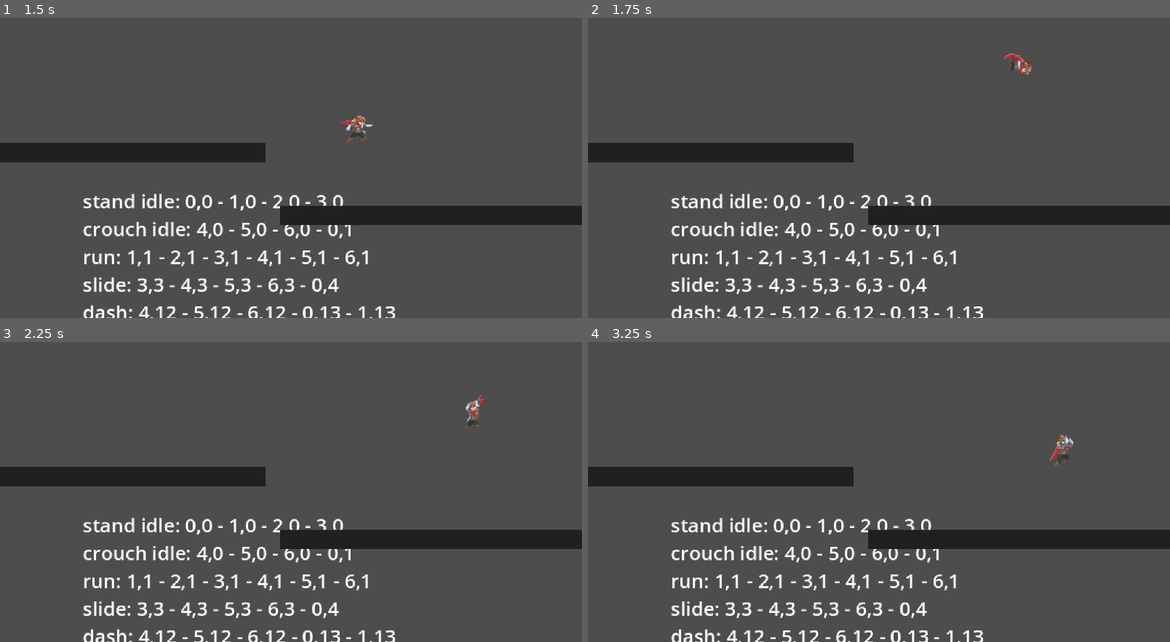
Above: before the commit, frames 1-4 (two rows, left to right).
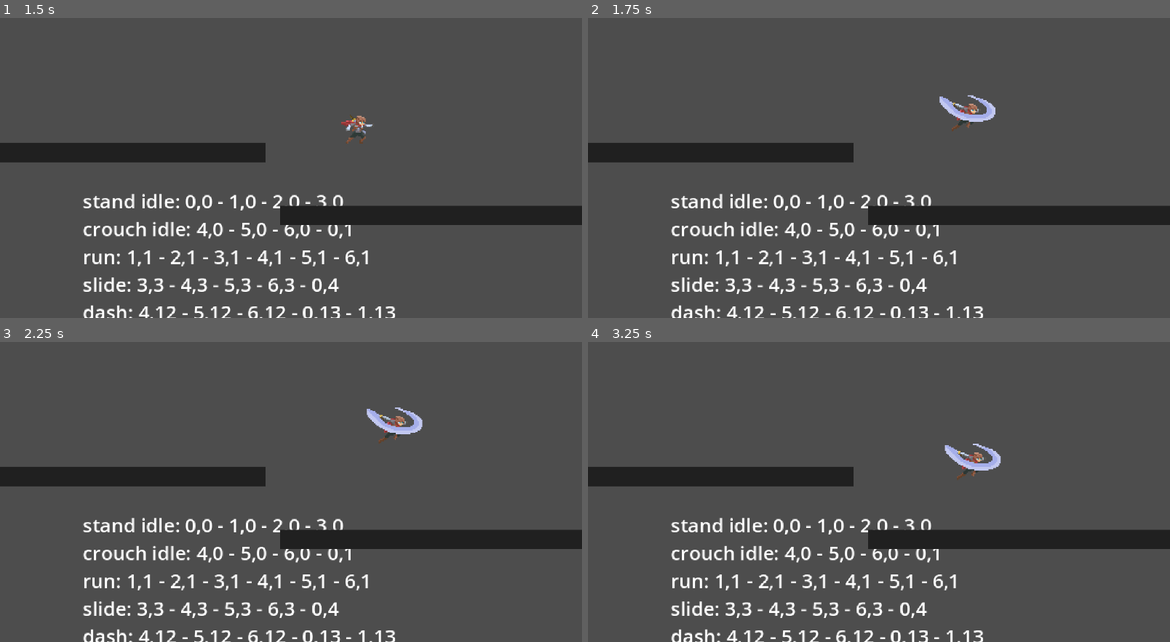
Above: after the commit, the same moments.

Repository: snowbillr/ninja-game
Game: Godot game, scene res://main.tscn
Two runs of this game, one before a commit and one after it. Both use one fixed random seed, a clock stepped at 60 frames per second and the inputs below.
Inputs:
- Up to frame 1 (1.5 s): hold F (attack) 0.53-1.28 s; hold Right (move_right) from 0.53 s (still down); tap Space (jump) at 0.77 s; tap Shift (dash) at 0.8, 1.35 s
- Up to frame 2 (1.75 s): keep holding Right (move_right); tap Space (jump) at 1.52 s; tap F (attack) at 1.55 s
- Up to frame 3 (2.25 s): release Right (move_right) at 2.03 s; hold Left (move_left) from 2.03 s (still down); hold F (attack) from 2.03 s (still down)
- Up to frame 4 (3.25 s): tap Shift (dash) at 2.3, 2.85 s; release Left (move_left) at 2.78 s; release F (attack) at 2.78 s; hold Right (move_right) from 2.78 s (still down); tap Space (jump) at 3.02 s; tap F (attack) at 3.05 s

Frame 1 is identical in both runs. In frame 2, 0.7% of the frame differs, in the area x 60-77%, y 11-38%; in frame 3, 0.6%; in frame 4, 0.7%, in the area x 61-84%, y 30-47%.

Commit message:
air attack states

Diff:
--- a/project.godot
+++ b/project.godot
@@ -63,6 +63,11 @@
 "events": [Object(InputEventKey,"resource_local_to_scene":false,"resource_name":"","device":-1,"window_id":0,"alt_press …(195 unchanged characters)…
 ]
 }
+down={
+"deadzone": 0.2,
+"events": [Object(InputEventKey,"resource_local_to_scene":false,"resource_name":"","device":-1,"window_id":0,"alt_pressed":false,"shift_pressed":false,"ctrl_pressed":false,"meta_pressed":false,"pressed":false,"keycode":0,"physical_keycode":4194322,"key_label":0,"unicode":0,"location":0,"echo":false,"script":null)
+]
+}
 
 [rendering]
 
--- a/scenes/player/player.tscn
+++ b/scenes/player/player.tscn
@@ -8,9 +8,12 @@
 [ext_resource type="Script" uid="uid://3ubtivihfehp" path="res://scenes/player/states/dash.gd" id="6_gx1jg"]
 [ext_resource type="Script" uid="uid://bwen0e8opp2n" path="res://scenes/player/states/air.gd" id="7_ugbui"]
 [ext_resource type="Script" uid="uid://drbhygpus2dkb" path="res://scenes/player/states/ground.gd" id="8_fcs02"]
-[ext_resource type="Script" uid="uid://bmaeld5v0d6nv" path="res://scenes/player/ground_attack_1.gd" id="9_je7p5"]
-[ext_resource type="Script" uid="uid://nwmaqcja0neo" path="res://scenes/player/ground_attack_2.gd" id="10_fm80t"]
-[ext_resource type="Script" uid="uid://bm0xadl2vqtdr" path="res://scenes/player/ground_attack_up.gd" id="11_gx1jg"]
+[ext_resource type="Script" uid="uid://bmaeld5v0d6nv" path="res://scenes/player/states/ground_attack_1.gd" id="9_je7p5"]
+[ext_resource type="Script" uid="uid://nwmaqcja0neo" path="res://scenes/player/states/ground_attack_2.gd" id="10_fm80t"]
+[ext_resource type="Script" uid="uid://bm0xadl2vqtdr" path="res://scenes/player/states/ground_attack_up.gd" id="11_gx1jg"]
+[ext_resource type="Script" uid="uid://6mq330nlvc82" path="res://scenes/player/states/air_attack_1.gd" id="12_ugbui"]
+[ext_resource type="Script" uid="uid://c6jginbdxr82p" path="res://scenes/player/states/air_attack_2.gd" id="13_fcs02"]
+[ext_resource type="Script" uid="uid://b71i15kuclt2w" path="res://scenes/player/states/air_attack_down.gd" id="14_myrg7"]
 
 [sub_resource type="Resource" id="Resource_5vw27"]
 script = ExtResource("2_5gtgg")
@@ -74,6 +77,15 @@
 states/jump/position = Vector2(515.875, 76.25)
 transitions = ["Start", "fall", SubResource("AnimationNodeStateMachineTransition_3j4b4"), "jump", "fall", SubResource(" …(362 unchanged characters)…
 
+[sub_resource type="AnimationNodeAnimation" id="AnimationNodeAnimation_uf5tr"]
+animation = &"air_attack_1"
+
+[sub_resource type="AnimationNodeAnimation" id="AnimationNodeAnimation_lgqa7"]
+animation = &"air_attack_2"
+
+[sub_resource type="AnimationNodeAnimation" id="AnimationNodeAnimation_8ydkj"]
+animation = &"air_attack_down"
+
 [sub_resource type="AnimationNodeAnimation" id="AnimationNodeAnimation_5gtgg"]
 animation = &"dash"
 
@@ -136,23 +148,43 @@
 
 [sub_resource type="AnimationNodeStateMachineTransition" id="AnimationNodeStateMachineTransition_5mf0n"]
 
+[sub_resource type="AnimationNodeStateMachineTransition" id="AnimationNodeStateMachineTransition_4hvnv"]
+
+[sub_resource type="AnimationNodeStateMachineTransition" id="AnimationNodeStateMachineTransition_bbmj2"]
+
+[sub_resource type="AnimationNodeStateMachineTransition" id="AnimationNodeStateMachineTransition_kxw46"]
+
+[sub_resource type="AnimationNodeStateMachineTransition" id="AnimationNodeStateMachineTransition_8qxvo"]
+
+[sub_resource type="AnimationNodeStateMachineTransition" id="AnimationNodeStateMachineTransition_5q8fn"]
+
+[sub_resource type="AnimationNodeStateMachineTransition" id="AnimationNodeStateMachineTransition_wva7c"]
+
+[sub_resource type="AnimationNodeStateMachineTransition" id="AnimationNodeStateMachineTransition_7obkq"]
+
 [sub_resource type="AnimationNodeStateMachine" id="AnimationNodeStateMachine_3j4b4"]
-states/End/position = Vector2(896, 250)
+states/End/position = Vector2(853.5, 582)
 states/Start/position = Vector2(196, 250)
 states/air/node = SubResource("AnimationNodeStateMachine_qek5x")
 states/air/position = Vector2(665, 179.469)
+states/air_attack_1/node = SubResource("AnimationNodeAnimation_uf5tr")
+states/air_attack_1/position = Vector2(1028.51, 26.314)
+states/air_attack_2/node = SubResource("AnimationNodeAnimation_lgqa7")
+states/air_attack_2/position = Vector2(933.51, 166.314)
+states/air_attack_down/node = SubResource("AnimationNodeAnimation_8ydkj")
+states/air_attack_down/position = Vector2(1037.51, 290.314)
 states/dash/node = SubResource("AnimationNodeAnimation_5gtgg")
 states/dash/position = Vector2(544, 417.5)
 states/ground/node = SubResource("AnimationNodeBlendSpace1D_gx1jg")
-states/ground/position = Vector2(425, 179.484)
+states/ground/position = Vector2(425, 179.477)
 states/ground_attack_1/node = SubResource("AnimationNodeAnimation_fcs02")
 states/ground_attack_1/position = Vector2(162.56, -73.4025)
 states/ground_attack_2/node = SubResource("AnimationNodeAnimation_myrg7")
 states/ground_attack_2/position = Vector2(414.28, 0.0974693)
 states/ground_attack_up/node = SubResource("AnimationNodeAnimation_kvlxm")
 states/ground_attack_up/position = Vector2(623.03, -74.1213)
-transitions = ["ground", "dash", SubResource("AnimationNodeS …(1068 unchanged characters)… mationNodeStateMachineTransition_5mf0n")]
-graph_offset = Vector2(-202.1, -131.793)
+transitions = ["ground", "dash", SubResource("AnimationNodeS …(1068 unchanged characters)… mationNodeStateMachineTransition_5mf0n"), "air", "air_attack_1", SubResource("AnimationNodeStateMachineTransition_4hvnv"), "air", "air_attack_down", SubResource("AnimationNodeStateMachineTransition_bbmj2"), "air_attack_1", "air_attack_2", SubResource("AnimationNodeStateMachineTransition_kxw46"), "air_attack_1", "air_attack_down", SubResource("AnimationNodeStateMachineTransition_8qxvo"), "air_attack_1", "air", SubResource("AnimationNodeStateMachineTransition_5q8fn"), "air_attack_2", "air", SubResource("AnimationNodeStateMachineTransition_wva7c"), "air_attack_down", "air", SubResource("AnimationNodeStateMachineTransition_7obkq")]
+graph_offset = Vector2(283.51, -183.686)
 
 [sub_resource type="Animation" id="Animation_h2yge"]
 length = 0.001
@@ -167,6 +199,57 @@
 "transitions": PackedFloat32Array(1),
 "update": 1,
 "values": [Vector2i(0, 0)]
+}
+
+[sub_resource type="Animation" id="Animation_je7p5"]
+resource_name = "air_attack_1"
+length = 0.4
+step = 0.1
+tracks/0/type = "value"
+tracks/0/imported = false
+tracks/0/enabled = true
+tracks/0/path = NodePath("Sprite2D:frame_coords")
+tracks/0/interp = 1
+tracks/0/loop_wrap = true
+tracks/0/keys = {
+"times": PackedFloat32Array(0, 0.1, 0.2, 0.3),
+"transitions": PackedFloat32Array(1, 1, 1, 1),
+"update": 1,
+"values": [Vector2i(5, 13), Vector2i(6, 13), Vector2i(0, 14), Vector2i(1, 14)]
+}
+
+[sub_resource type="Animation" id="Animation_fm80t"]
+resource_name = "air_attack_2"
+length = 0.3
+step = 0.1
+tracks/0/type = "value"
+tracks/0/imported = false
+tracks/0/enabled = true
+tracks/0/path = NodePath("Sprite2D:frame_coords")
+tracks/0/interp = 1
+tracks/0/loop_wrap = true
+tracks/0/keys = {
+"times": PackedFloat32Array(0, 0.1, 0.2),
+"transitions": PackedFloat32Array(1, 1, 1),
+"update": 1,
+"values": [Vector2i(2, 14), Vector2i(3, 14), Vector2i(4, 14)]
+}
+
+[sub_resource type="Animation" id="Animation_gx1jg"]
+resource_name = "air_attack_down"
+length = 0.4
+step = 0.1
+tracks/0/type = "value"
+tracks/0/imported = false
+tracks/0/enabled = true
+tracks/0/path = NodePath("Sprite2D:frame_coords")
+tracks/0/interp = 1
+tracks/0/loop_wrap = true
+tracks/0/keys = {
+"times": PackedFloat32Array(0, 0.1, 0.2, 0.3),
+"transitions": PackedFloat32Array(1, 1, 1, 1),
+"update": 1,
+"values": [Vector2i(4, 14), Vector2i(5, 14), Vector2i(0, 14), Vector2i(1, 14)]
 }
 
 [sub_resource type="Animation" id="Animation_272bh"]
@@ -327,6 +410,9 @@
 [sub_resource type="AnimationLibrary" id="AnimationLibrary_1bvp3"]
 _data = {
 &"RESET": SubResource("Animation_h2yge"),
+&"air_attack_1": SubResource("Animation_je7p5"),
+&"air_attack_2": SubResource("Animation_fm80t"),
+&"air_attack_down": SubResource("Animation_gx1jg"),
 &"dash": SubResource("Animation_272bh"),
 &"double_jump": SubResource("Animation_4c57u"),
 &"fall": SubResource("Animation_7mycd"),
@@ -404,3 +490,15 @@
 [node name="ground_attack_up" type="Node" parent="GSM"]
 script = ExtResource("11_gx1jg")
 metadata/_custom_type_script = "uid://d3bokcxy5twsd"
+
+[node name="air_attack_1" type="Node" parent="GSM"]
+script = ExtResource("12_ugbui")
+metadata/_custom_type_script = "uid://d3bokcxy5twsd"
+
+[node name="air_attack_2" type="Node" parent="GSM"]
+script = ExtResource("13_fcs02")
+metadata/_custom_type_script = "uid://d3bokcxy5twsd"
+
+[node name="air_attack_down" type="Node" parent="GSM"]
+script = ExtResource("14_myrg7")
+metadata/_custom_type_script = "uid://d3bokcxy5twsd"
--- a/scenes/player/states/air.gd
+++ b/scenes/player/states/air.gd
@@ -30,6 +30,11 @@
 	elif event.is_action_pressed("dash"):
 		if self.player.air_movement_charges.can_dash():
 			self.gsm.transition("dash")
+	elif event.is_action_pressed("attack"):
+		if Input.is_action_pressed("down"):
+			self.gsm.transition("air_attack_down")
+		else:
+			self.gsm.transition("air_attack_1")
 
 func _process(_delta: float) -> void:
 	var x_input = Input.get_axis("move_left", "move_right")
--- /dev/null
+++ b/scenes/player/states/air_attack_1.gd
@@ -0,0 +1,28 @@
+extends PlayerState
+
+
+var queue_next_attack := false
+
+func _ready() -> void:
+	super()
+
+func _enter(_args: Dictionary):
+	super(_args)
+	self.player.animation_tree.animation_finished.connect(self._on_animation_finished)
+
+func _exit():
+	self.queue_next_attack = false
+	self.player.animation_tree.animation_finished.disconnect(self._on_animation_finished)
+
+func _unhandled_input(event: InputEvent) -> void:
+	if event.is_action_pressed("attack"):
+		self.queue_next_attack = true
+
+func _on_animation_finished(_animation_name: String):
+	if (self.queue_next_attack):
+		if Input.is_action_pressed("down"):
+			self.gsm.transition("air_attack_down")
+		else:
+			self.gsm.transition("air_attack_2")
+	else:
+		self.gsm.transition("air")
--- /dev/null
+++ b/scenes/player/states/air_attack_2.gd
@@ -0,0 +1,15 @@
+extends PlayerState
+
+
+func _ready() -> void:
+	super()
+
+func _enter(_args: Dictionary):
+	super(_args)
+	self.player.animation_tree.animation_finished.connect(self._on_animation_finished)
+
+func _exit():
+	self.player.animation_tree.animation_finished.disconnect(self._on_animation_finished)
+
+func _on_animation_finished(_animation_name: String):
+	self.gsm.transition("air")
--- /dev/null
+++ b/scenes/player/states/air_attack_down.gd
@@ -0,0 +1,15 @@
+extends PlayerState
+
+
+func _ready() -> void:
+	super()
+
+func _enter(_args: Dictionary):
+	super(_args)
+	self.player.animation_tree.animation_finished.connect(self._on_animation_finished)
+
+func _exit():
+	self.player.animation_tree.animation_finished.disconnect(self._on_animation_finished)
+
+func _on_animation_finished(_animation_name: String):
+	self.gsm.transition("air")
Not shown: 1 places in scenes/player/player.tscn that only renumber resources
Not shown, added: scenes/player/states/air_attack_1.gd.uid
Not shown, added: scenes/player/states/air_attack_2.gd.uid
Not shown, added: scenes/player/states/air_attack_down.gd.uid
Renamed: scenes/player/ground_attack_1.gd -> scenes/player/states/ground_attack_1.gd
Renamed: scenes/player/ground_attack_1.gd.uid -> scenes/player/states/ground_attack_1.gd.uid
Renamed: scenes/player/ground_attack_2.gd -> scenes/player/states/ground_attack_2.gd
Renamed: scenes/player/ground_attack_2.gd.uid -> scenes/player/states/ground_attack_2.gd.uid
Renamed: scenes/player/ground_attack_up.gd -> scenes/player/states/ground_attack_up.gd
Renamed: scenes/player/ground_attack_up.gd.uid -> scenes/player/states/ground_attack_up.gd.uid
